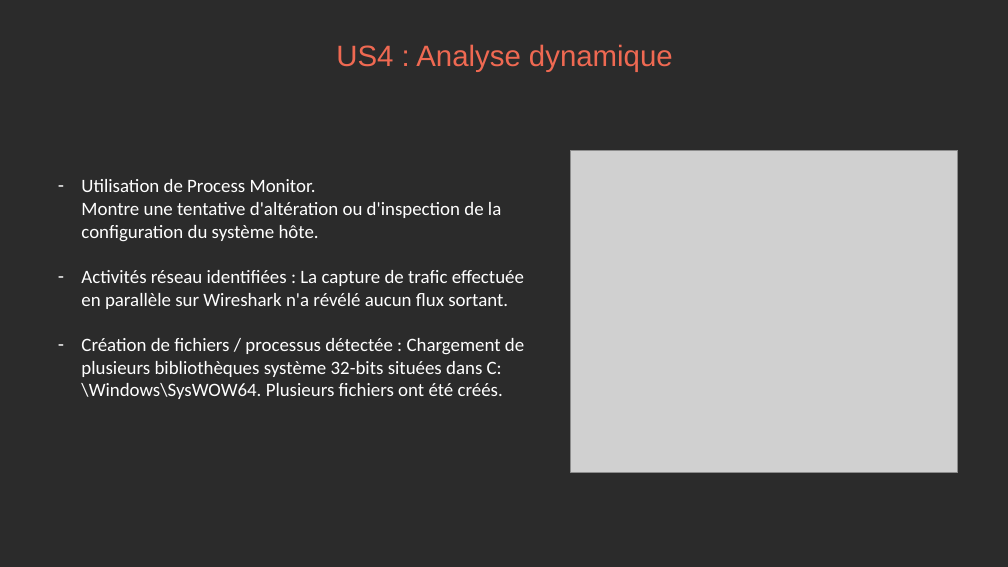
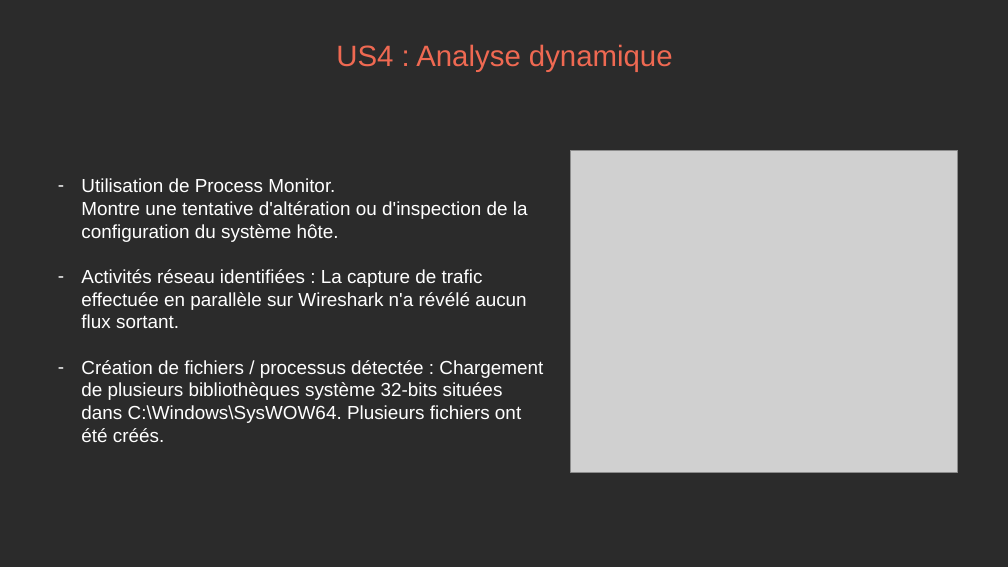
Before and after one commit to Lotratemi/Cyber-M1-NYP, a slide deck: slide 5 of Présentation.pptx. Drawn at 1008x567 pixels with LibreOffice and Linux fonts; fonts in the diff are those of the drawing; grey boxes stand for pictures; background and template pictures are left out; a plain dark background stands for a picture behind light text. Boxes give left, top, right and bottom in pixels: in the first picture for what was removed or moved away, otherwise in the second. Text is boxed around its words. In the diff, an @@ line names an element or a change of style, - is before the commit and + after.

```diff
--- a/Présentation.pptx
+++ b/Présentation.pptx
@@ text "Utilisation de Process Monitor. Montre ..." at (81, 178, 543, 442): font Calibri to Arial @@
```
Also in this commit, not shown: 10 other slides changed.
